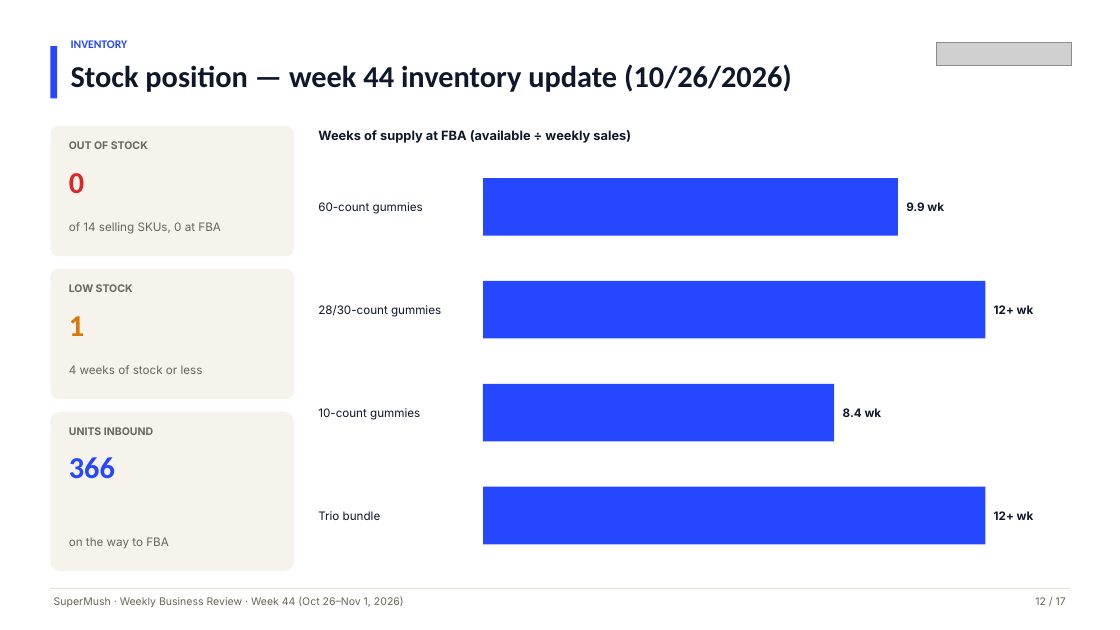
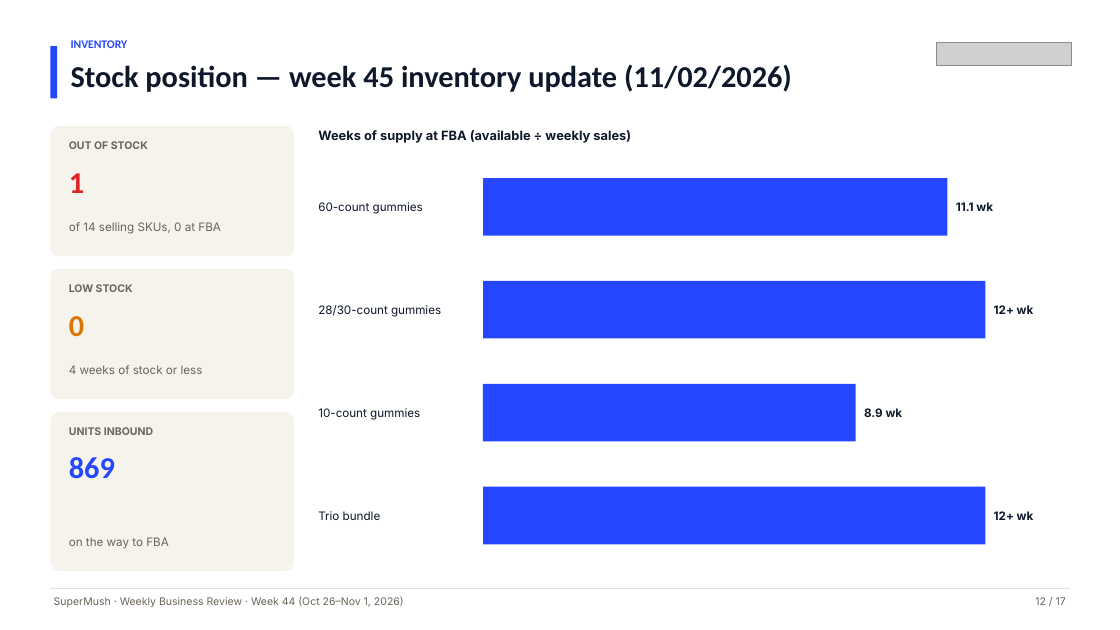
Before and after one commit to RONFSG/flagship-growth-reports, a slide deck: slide 12 of super-mush/deck/2026-11-01/SuperMush-Weekly-Business-Review-Week-44-2026-11-01.pptx. Drawn at 1120x630 pixels with LibreOffice and Linux fonts; fonts in the diff are those of the drawing; grey boxes stand for pictures. Boxes give left, top, right and bottom in pixels: in the first picture for what was removed or moved away, otherwise in the second. Text is boxed around its words. In the diff, an @@ line names an element or a change of style, - is before the commit and + after.

```diff
--- a/super-mush/deck/2026-11-01/SuperMush-Weekly-Business-Review-Week-44-2026-11-01.pptx
+++ b/super-mush/deck/2026-11-01/SuperMush-Weekly-Business-Review-Week-44-2026-11-01.pptx
@@ text at (x1=71, y1=64, x2=792, y2=92): text changed @@
-Stock position — week 44 inventory update (10/26/2026)
+Stock position — week 45 inventory update (11/02/2026)
@@ text at (x1=69, y1=173, x2=84, y2=193): text changed @@
-0
+1
@@ rectangle resized from (x1=483, y1=178, x2=898, y2=236) to (x1=483, y1=178, x2=948, y2=236) @@
@@ text at (x1=956, y1=202, x2=993, y2=211): text changed @@
-9.9 wk
+11.1 wk
@@ text at (x1=69, y1=316, x2=84, y2=337): text changed @@
-1
+0
@@ rectangle resized from (x1=483, y1=384, x2=834, y2=442) to (x1=483, y1=384, x2=856, y2=442) @@
@@ text at (x1=864, y1=408, x2=903, y2=417): text changed @@
-8.4 wk
+8.9 wk
@@ text at (x1=69, y1=457, x2=115, y2=479): text changed @@
-366
+869
```
Also in this commit, not shown: 6 other files.
